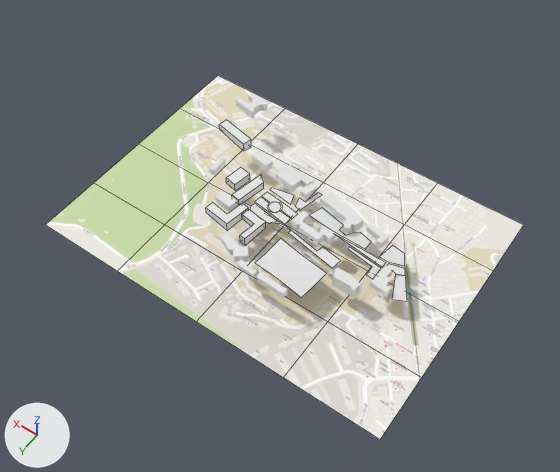
What one commit did to the Blender file design/blender/SSU-map.blend.
One viewpoint serves both versions: a camera (50 mm lens) standing at (-751.0, 1076.0, 1664.0) and looking at (-21.0, 54.0, 59.0). Every picture has the same lights, and +X, +Y and +Z are marked at lower left. Mesh edges are drawn as thin lines on the coarser meshes.

The first picture shows 'Areas:leisure', 'Baird-Hall', 'Economics_Business-Building', 'Hyungnam-Memorial-Engineering-Building', 'Jo-Mansik-Memorial-Hall', 'Map', 'Reverend-Han-Kyungchik-Memorial-Hall'.
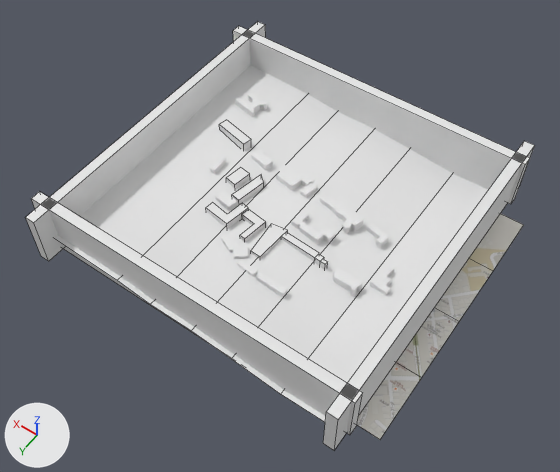
Commit message: Design ssu-map prototype example

Pixel boxes [x1, y1, x2, y2] of what changed, in the pictures (560 x 472 px):
'Ground', added: after [55, 65, 488, 422]
'Wall-2', added: after [31, 192, 363, 435]
'Wall-1', added: after [233, 26, 530, 204]
'Wall-4', added: after [25, 22, 266, 261]
'Wall-3', added: after [323, 141, 535, 450]
'Areas:leisure', deleted: before [250, 188, 407, 301]
'Student-Union', added: after [251, 224, 328, 270]
'Map', unchanged, covered by the edit: before [46, 76, 524, 439]; after [357, 213, 524, 439]

Patch to the scene script:
```diff
--- a/design/blender/SSU-map.blend.py
+++ b/design/blender/SSU-map.blend.py
@@ me_cube_003 @@
+me_cube_003.from_pydata(...)  # a box spanning x -14.0..14.0, y -468.0..468.0, z -78.0..78.0
@@ me_cube_001 @@
+me_cube_001.from_pydata(...)  # a box spanning x -468.0..468.0, y -14.0..14.0, z -78.0..78.0
@@ me_plane_003 @@
+me_plane_003.from_pydata(...)  # 14 vertices, 6 faces; spans x -430.0..430.0, y -430.0..430.0, z 9.0..54.0
@@ me_plane @@
+me_plane.from_pydata(...)  # 28 vertices, 22 faces; spans x -10.98..1.34, y -1.78..5.48, z 0.0..2.76
@@ ob_areas_leisure @@
-ob_areas_leisure = bpy.data.objects.new('Areas:leisure', me_areas_leisure)
-ob_areas_leisure.location = (0.0, 0.0, 0.0)
@@ ob_wall_4 @@
+ob_wall_4 = bpy.data.objects.new('Wall-4', me_cube_003)
+ob_wall_4.location = (420.0, 0.0, 145.0)
@@ ob_wall_3 @@
+ob_wall_3 = bpy.data.objects.new('Wall-3', me_cube_003.copy())
+ob_wall_3.location = (-444.0, 0.0, 145.0)
@@ ob_wall_2 @@
+ob_wall_2 = bpy.data.objects.new('Wall-2', me_cube_001)
+ob_wall_2.location = (0.0, 404.0, 145.0)
@@ ob_wall_1 @@
+ob_wall_1 = bpy.data.objects.new('Wall-1', me_cube_001.copy())
+ob_wall_1.location = (0.0, -403.0, 145.0)
@@ ob_ground @@
+ob_ground = bpy.data.objects.new('Ground', me_plane_003)
+ob_ground.location = (0.0, 0.0, 69.0)
@@ ob_student_union @@
+ob_student_union = bpy.data.objects.new('Student-Union', me_plane)
+ob_student_union.location = (-24.0, 88.0, 71.0)
+ob_student_union.scale = (15.0, 15.0, 15.0)
```
